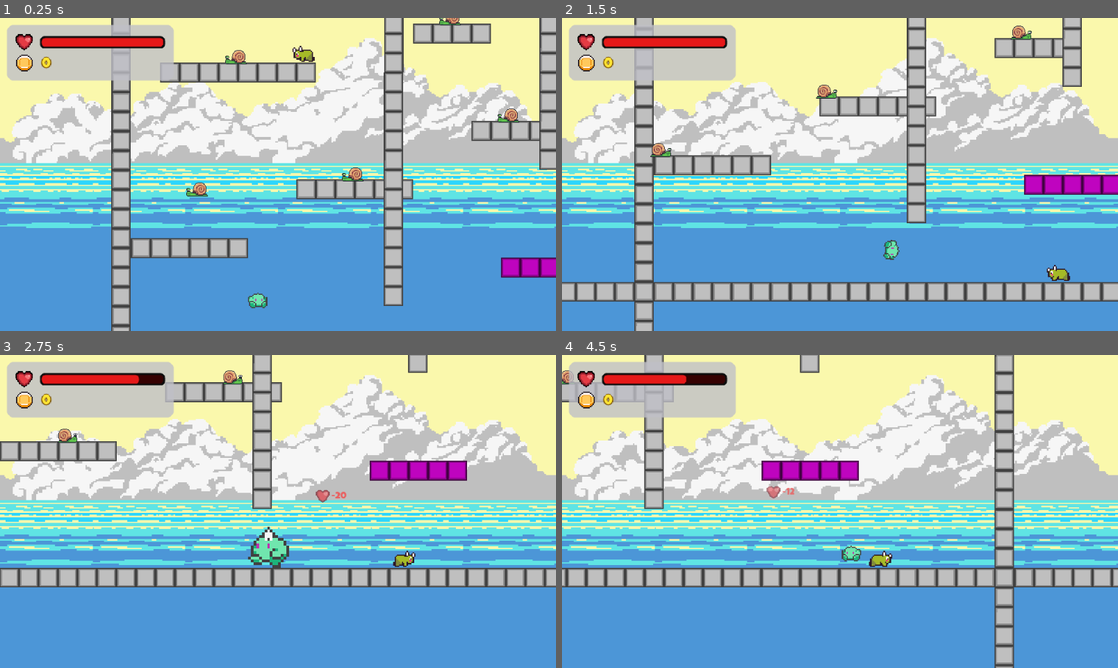
Above: before the commit, frames 1-4 (two rows, left to right).
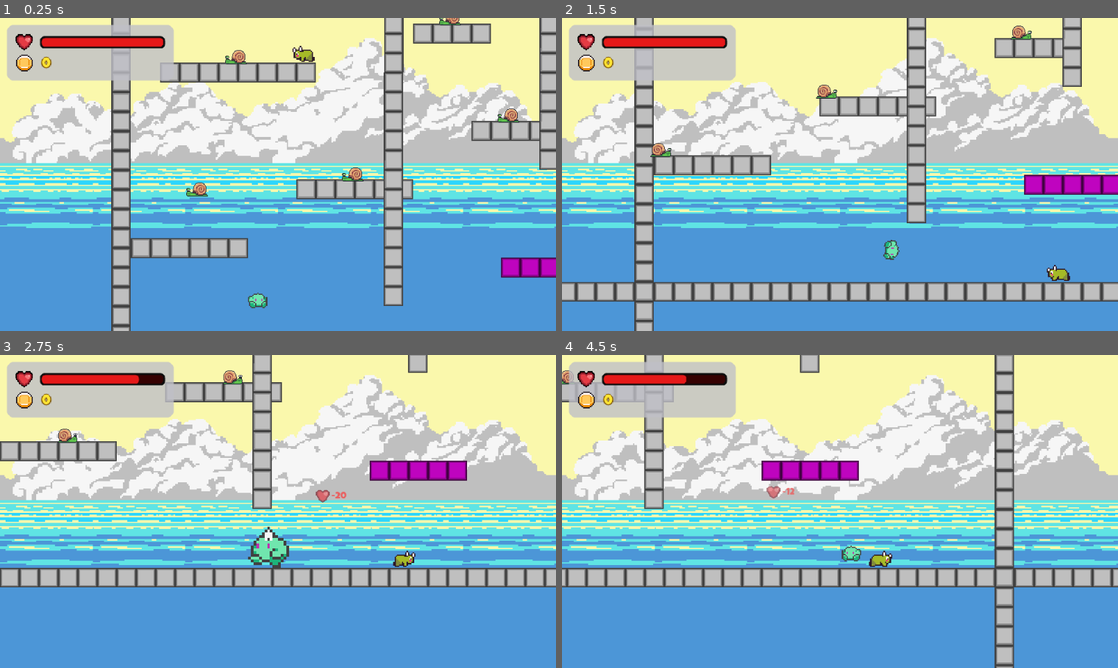
Above: after the commit, the same moments.

Repository: gavalanche87/puffle
Game: Godot game, scene res://scenes/VerticalTestScene.tscn
Two runs of this game, one before a commit and one after it. Both use one fixed random seed, a clock stepped at 60 frames per second and the inputs below.
Inputs:
- Up to frame 1 (0.25 s): no input
- Up to frame 2 (1.5 s): tap Enter (ui_accept) at 0.5, 0.77 s; hold Right (ui_right) from 0.53 s (still down); tap Z (toggle_mode) at 0.6, 1.35 s
- Up to frame 3 (2.75 s): tap Enter (ui_accept) at 1.52 s; release Right (ui_right) at 2.03 s; hold Left (ui_left) from 2.03 s (still down); tap Z (toggle_mode) at 2.1 s
- Up to frame 4 (4.5 s): release Left (ui_left) at 2.78 s; hold Right (ui_right) 2.78-4.28 s; tap Z (toggle_mode) at 2.85, 3.6, 4.35 s; tap Enter (ui_accept) at 3.02, 3.77 s; hold Left (ui_left) from 4.28 s (still down)

The runs differ from the first frame. In frame 1, 0.1% of the frame differs, in the area x 20-21%, y 43-100%; in frame 2, 0.3%; in frame 3, 0.6%, in the area x 0-98%, y 68-74%; in frame 4, 0.4%.

Commit message:
Scale vertical test scene and pad layout

Diff:
--- a/scenes/VerticalTestScene.tscn
+++ b/scenes/VerticalTestScene.tscn
@@ -41,7 +41,7 @@
 
 [node name="Ground" parent="World/Platforms" unique_id=1453284424 instance=ExtResource("ground_scene")]
 position = Vector2(0, 768)
-length_tiles = 50
+length_tiles = 250
 visual_offset = Vector2(16, 16)
 collision_offset = Vector2(16, 16)
 
@@ -88,15 +88,111 @@
 position = Vector2(224, -128)
 length_tiles = 3
 
+[node name="PlatformJ" parent="World/Platforms" instance=ExtResource("platform_scene")]
+position = Vector2(-320, -256)
+length_tiles = 6
+
+[node name="PlatformK" parent="World/Platforms" instance=ExtResource("platform_scene")]
+position = Vector2(32, -448)
+length_tiles = 4
+
+[node name="DestroyablePlatformC" parent="World/Platforms" instance=ExtResource("destroyable_platform_scene")]
+position = Vector2(192, -640)
+length_tiles = 4
+
+[node name="PlatformL" parent="World/Platforms" instance=ExtResource("platform_scene")]
+position = Vector2(-224, -832)
+length_tiles = 5
+
+[node name="PlatformM" parent="World/Platforms" instance=ExtResource("platform_scene")]
+position = Vector2(160, -1024)
+length_tiles = 4
+
+[node name="DestroyablePlatformD" parent="World/Platforms" instance=ExtResource("destroyable_platform_scene")]
+position = Vector2(-416, -1216)
+length_tiles = 6
+
+[node name="PlatformN" parent="World/Platforms" instance=ExtResource("platform_scene")]
+position = Vector2(224, -1408)
+length_tiles = 4
+
+[node name="DestroyablePlatformE" parent="World/Platforms" instance=ExtResource("destroyable_platform_scene")]
+position = Vector2(-64, -1600)
+length_tiles = 5
+
+[node name="PlatformO" parent="World/Platforms" instance=ExtResource("platform_scene")]
+position = Vector2(256, -1792)
+length_tiles = 4
+
+[node name="PlatformP" parent="World/Platforms" instance=ExtResource("platform_scene")]
+position = Vector2(-256, -1984)
+length_tiles = 5
+
+[node name="DestroyablePlatformF" parent="World/Platforms" instance=ExtResource("destroyable_platform_scene")]
+position = Vector2(128, -2176)
+length_tiles = 4
+
+[node name="PlatformQ" parent="World/Platforms" instance=ExtResource("platform_scene")]
+position = Vector2(-320, -2368)
+length_tiles = 6
+
+[node name="DestroyablePlatformG" parent="World/Platforms" instance=ExtResource("destroyable_platform_scene")]
+position = Vector2(32, -2560)
+length_tiles = 4
+
+[node name="PlatformR" parent="World/Platforms" instance=ExtResource("platform_scene")]
+position = Vector2(192, -2752)
+length_tiles = 4
+
+[node name="DestroyablePlatformH" parent="World/Platforms" instance=ExtResource("destroyable_platform_scene")]
+position = Vector2(-192, -2944)
+length_tiles = 5
+
+[node name="PlatformS" parent="World/Platforms" instance=ExtResource("platform_scene")]
+position = Vector2(256, -3136)
+length_tiles = 4
+
+[node name="DestroyablePlatformI" parent="World/Platforms" instance=ExtResource("destroyable_platform_scene")]
+position = Vector2(-64, -3328)
+length_tiles = 5
+
+[node name="PlatformT" parent="World/Platforms" instance=ExtResource("platform_scene")]
+position = Vector2(224, -3520)
+length_tiles = 4
+
+[node name="DestroyablePlatformJ" parent="World/Platforms" instance=ExtResource("destroyable_platform_scene")]
+position = Vector2(-320, -3712)
+length_tiles = 6
+
+[node name="PlatformU" parent="World/Platforms" instance=ExtResource("platform_scene")]
+position = Vector2(128, -3904)
+length_tiles = 4
+
+[node name="DestroyablePlatformK" parent="World/Platforms" instance=ExtResource("destroyable_platform_scene")]
+position = Vector2(-224, -4096)
+length_tiles = 5
+
+[node name="PlatformV" parent="World/Platforms" instance=ExtResource("platform_scene")]
+position = Vector2(256, -4288)
+length_tiles = 4
+
+[node name="DestroyablePlatformL" parent="World/Platforms" instance=ExtResource("destroyable_platform_scene")]
+position = Vector2(-64, -4480)
+length_tiles = 5
+
+[node name="PlatformW" parent="World/Platforms" instance=ExtResource("platform_scene")]
+position = Vector2(192, -4672)
+length_tiles = 4
+
 [node name="Walls" type="Node2D" parent="World" unique_id=1218809112]
 
 [node name="LeftWall" parent="World/Walls" unique_id=789423377 instance=ExtResource("wall_scene")]
 position = Vector2(-512, 0)
-length_tiles = 70
+length_tiles = 350
 
 [node name="RightWall" parent="World/Walls" unique_id=1335665259 instance=ExtResource("wall_scene")]
 position = Vector2(512, 0)
-length_tiles = 70
+length_tiles = 350
 
 [node name="InnerWallA" parent="World/Walls" unique_id=437141480 instance=ExtResource("wall_scene")]
 position = Vector2(-64, 288)
@@ -108,6 +204,14 @@
 length_tiles = 20
 collision_offset = Vector2(0, 0.33333588)
 
+[node name="InnerWallC" parent="World/Walls" instance=ExtResource("wall_scene")]
+position = Vector2(-96, -1600)
+length_tiles = 40
+
+[node name="InnerWallD" parent="World/Walls" instance=ExtResource("wall_scene")]
+position = Vector2(224, -3200)
+length_tiles = 40
+
 [node name="Enemies" type="Node2D" parent="World" unique_id=1465750994]
 position = Vector2(0, -64)
 
@@ -144,13 +248,85 @@
 [node name="GreenEnemyB" parent="World/Enemies" unique_id=2052163917 instance=ExtResource("9")]
 position = Vector2(256, 736)
 
+[node name="EnemyJ" parent="World/Enemies" instance=ExtResource("2")]
+position = Vector2(-320, -256)
+
+[node name="EnemyK" parent="World/Enemies" instance=ExtResource("2")]
+position = Vector2(32, -448)
+
+[node name="GreenEnemyC" parent="World/Enemies" instance=ExtResource("9")]
+position = Vector2(192, -640)
+
+[node name="EnemyL" parent="World/Enemies" instance=ExtResource("2")]
+position = Vector2(-224, -832)
+
+[node name="GreenEnemyD" parent="World/Enemies" instance=ExtResource("9")]
+position = Vector2(160, -1024)
+
+[node name="EnemyM" parent="World/Enemies" instance=ExtResource("2")]
+position = Vector2(-416, -1216)
+
+[node name="EnemyN" parent="World/Enemies" instance=ExtResource("2")]
+position = Vector2(224, -1408)
+
+[node name="GreenEnemyE" parent="World/Enemies" instance=ExtResource("9")]
+position = Vector2(-64, -1600)
+
+[node name="EnemyO" parent="World/Enemies" instance=ExtResource("2")]
+position = Vector2(256, -1792)
+
+[node name="GreenEnemyF" parent="World/Enemies" instance=ExtResource("9")]
+position = Vector2(-256, -1984)
+
+[node name="EnemyP" parent="World/Enemies" instance=ExtResource("2")]
+position = Vector2(128, -2176)
+
+[node name="GreenEnemyG" parent="World/Enemies" instance=ExtResource("9")]
+position = Vector2(-320, -2368)
+
+[node name="EnemyQ" parent="World/Enemies" instance=ExtResource("2")]
+position = Vector2(32, -2560)
+
+[node name="GreenEnemyH" parent="World/Enemies" instance=ExtResource("9")]
+position = Vector2(192, -2752)
+
+[node name="EnemyR" parent="World/Enemies" instance=ExtResource("2")]
+position = Vector2(-192, -2944)
+
+[node name="GreenEnemyI" parent="World/Enemies" instance=ExtResource("9")]
+position = Vector2(256, -3136)
+
+[node name="EnemyS" parent="World/Enemies" instance=ExtResource("2")]
+position = Vector2(-64, -3328)
+
+[node name="GreenEnemyJ" parent="World/Enemies" instance=ExtResource("9")]
+position = Vector2(224, -3520)
+
+[node name="EnemyT" parent="World/Enemies" instance=ExtResource("2")]
+position = Vector2(-320, -3712)
+
+[node name="GreenEnemyK" parent="World/Enemies" instance=ExtResource("9")]
+position = Vector2(128, -3904)
+
+[node name="EnemyU" parent="World/Enemies" instance=ExtResource("2")]
+position = Vector2(-224, -4096)
+
+[node name="GreenEnemyL" parent="World/Enemies" instance=ExtResource("9")]
+position = Vector2(256, -4288)
+
+[node name="EnemyV" parent="World/Enemies" instance=ExtResource("2")]
+position = Vector2(-64, -4480)
+
+[node name="GreenEnemyM" parent="World/Enemies" instance=ExtResource("9")]
+position = Vector2(192, -4672)
+
 [node name="Goal" parent="World" unique_id=159913275 instance=ExtResource("3")]
-position = Vector2(320, -288)
+position = Vector2(320, -4800)
 scale = Vector2(4, 4)
 next_scene_path = "res://scenes/MainLevel.tscn"
 
 [node name="KillPlane" type="Area2D" parent="World" unique_id=1914274321]
-position = Vector2(0, 896)
+position = Vector2(0, 4608)
 script = ExtResource("4")
 
 [node name="CollisionShape2D" type="CollisionShape2D" parent="World/KillPlane" unique_id=98737922]
